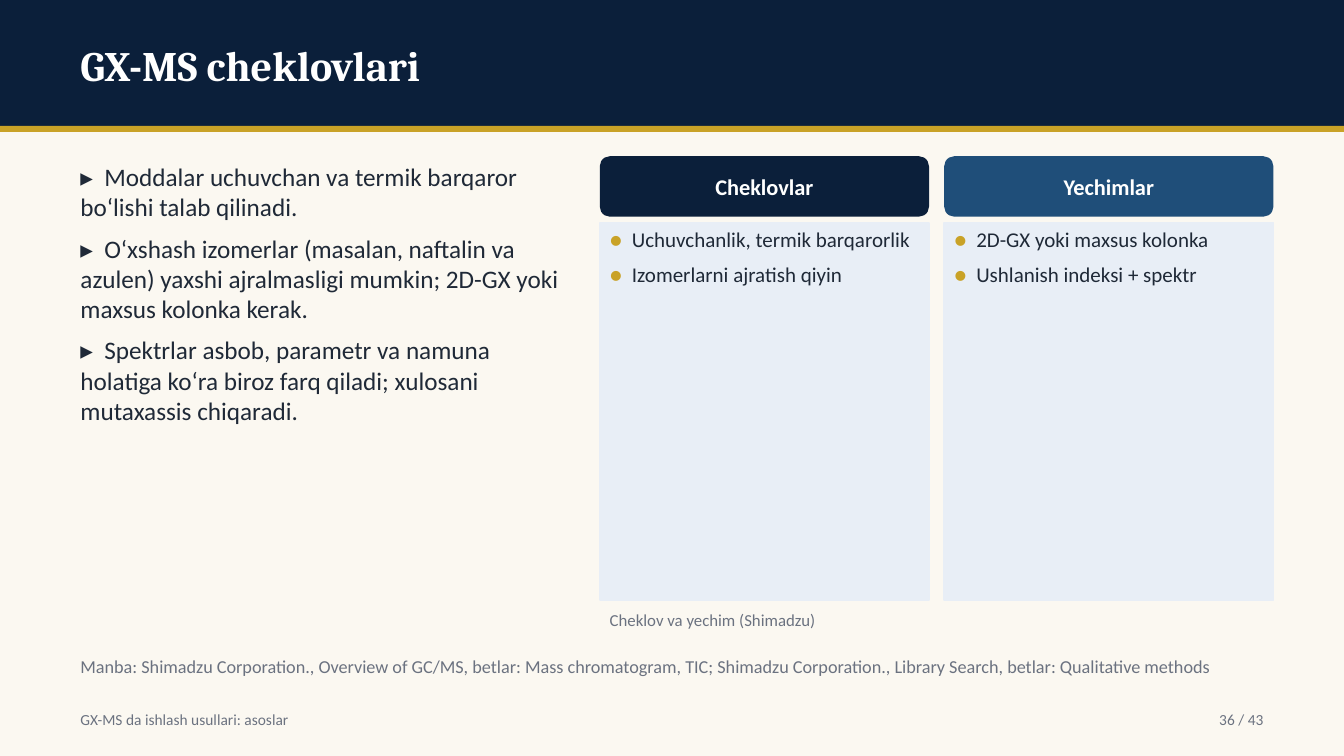
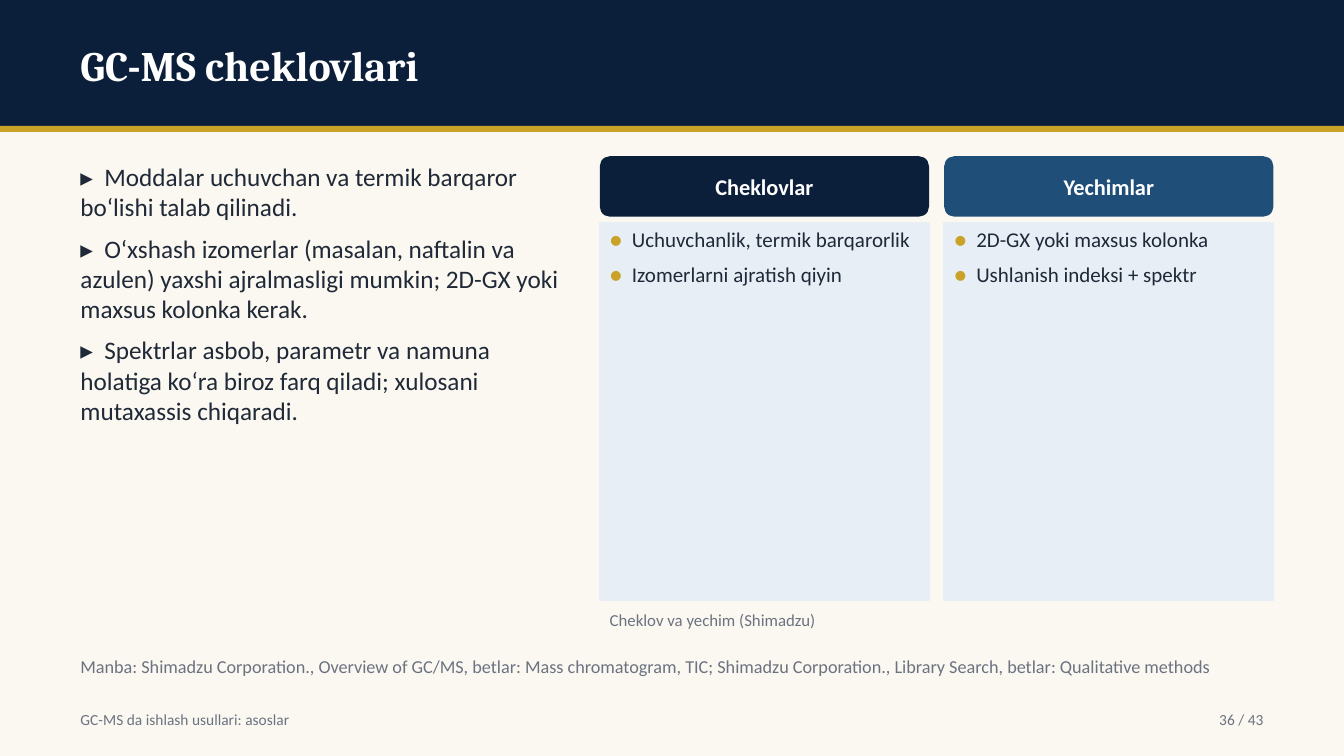
Before and after one commit to davlatsudekspert/forensic-expert, a slide deck: slide 36 of out/instr-03-gcms-asoslar.pptx. Drawn at 1344x756 pixels with LibreOffice and Linux fonts; fonts in the diff are those of the drawing. Boxes give left, top, right and bottom in pixels: in the first picture for what was removed or moved away, otherwise in the second. Text is boxed around its words. In the diff, an @@ line names an element or a change of style, - is before the commit and + after.

```diff
--- a/out/instr-03-gcms-asoslar.pptx
+++ b/out/instr-03-gcms-asoslar.pptx
@@ text at [80, 51, 418, 82]: text changed @@
-GX-MS cheklovlari
+GC-MS cheklovlari
@@ text at [80, 714, 289, 725]: text changed @@
-GX-MS da ishlash usullari: asoslar
+GC-MS da ishlash usullari: asoslar
```
Also in this commit, not shown: 42 other slides changed, 4 other files.
